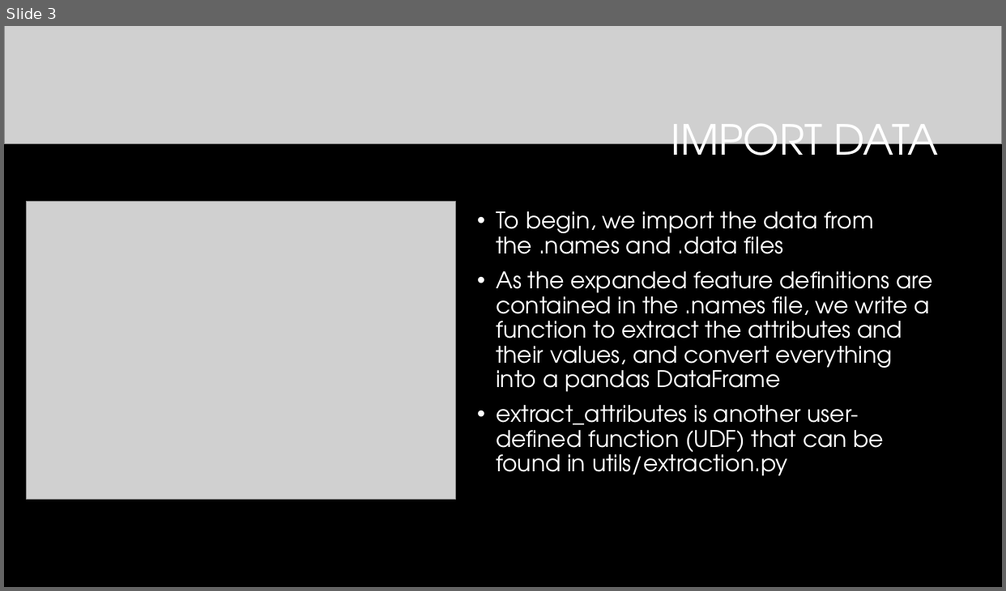
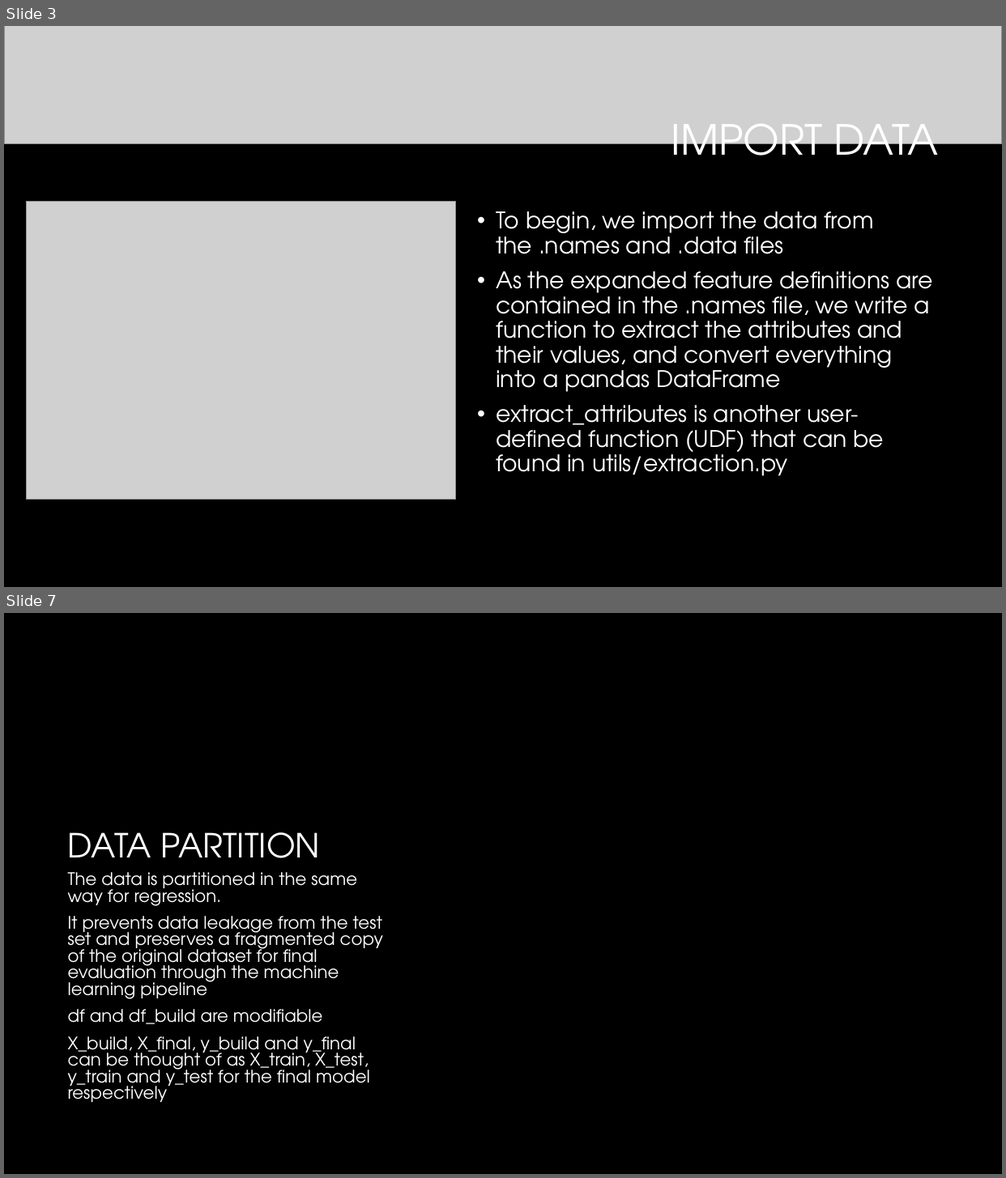
Before and after one commit to ethanolx/Mushrooms-Housing-py, a slide deck: doc/highlights.pptx. Shown one above the other, each under a label of ours: slide 3 before the commit, slides 3 and 7 after it; the slides between them are not shown. The pictures are 1006x591 and 1006x1178 pixels, drawn with LibreOffice and Linux fonts; fonts in the diff are those of the drawing; grey boxes stand for pictures; background and template pictures are left out. Boxes give left, top, right and bottom in pixels: in the first picture for what was removed or moved away, otherwise in the second. Text is boxed around its words. In the diff, an @@ line names an element or a change of style, - is before the commit and + after.

```diff
--- a/doc/highlights.pptx
+++ b/doc/highlights.pptx
@@ slide 7 added at (x1=4, y1=613, x2=1002, y2=1174), background #000000 @@
@@ title added at (x1=68, y1=833, x2=320, y2=873), 32 pt, text #FFFFFF @@
+DATA PARTITION
@@ text added at (x1=68, y1=872, x2=383, y2=1102), 16.6 pt, text #FFFFFF @@
+The data is partitioned in the same way for regression.
+It prevents data leakage from the test set and preserves a fragmented copy of the original dataset for final evaluation through the machine learning pipeline
+df and df_build are modifiable
+X_build, X_final, y_build and y_final can be thought of as X_train, X_test, y_train and y_test for the final model respectively
```
Also in this commit, not shown: 1 slide changed, 6 other slides added, 2 other files.
